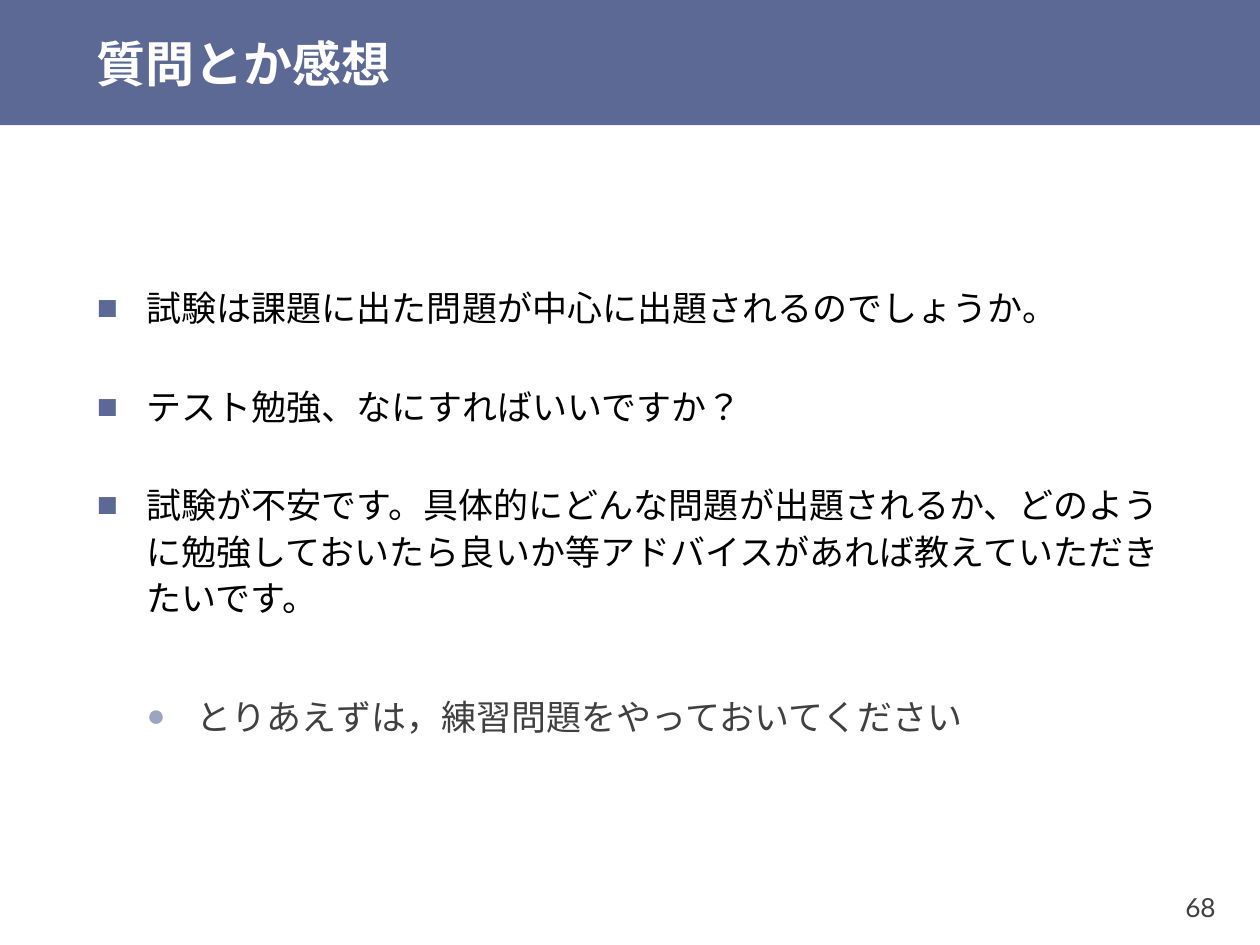
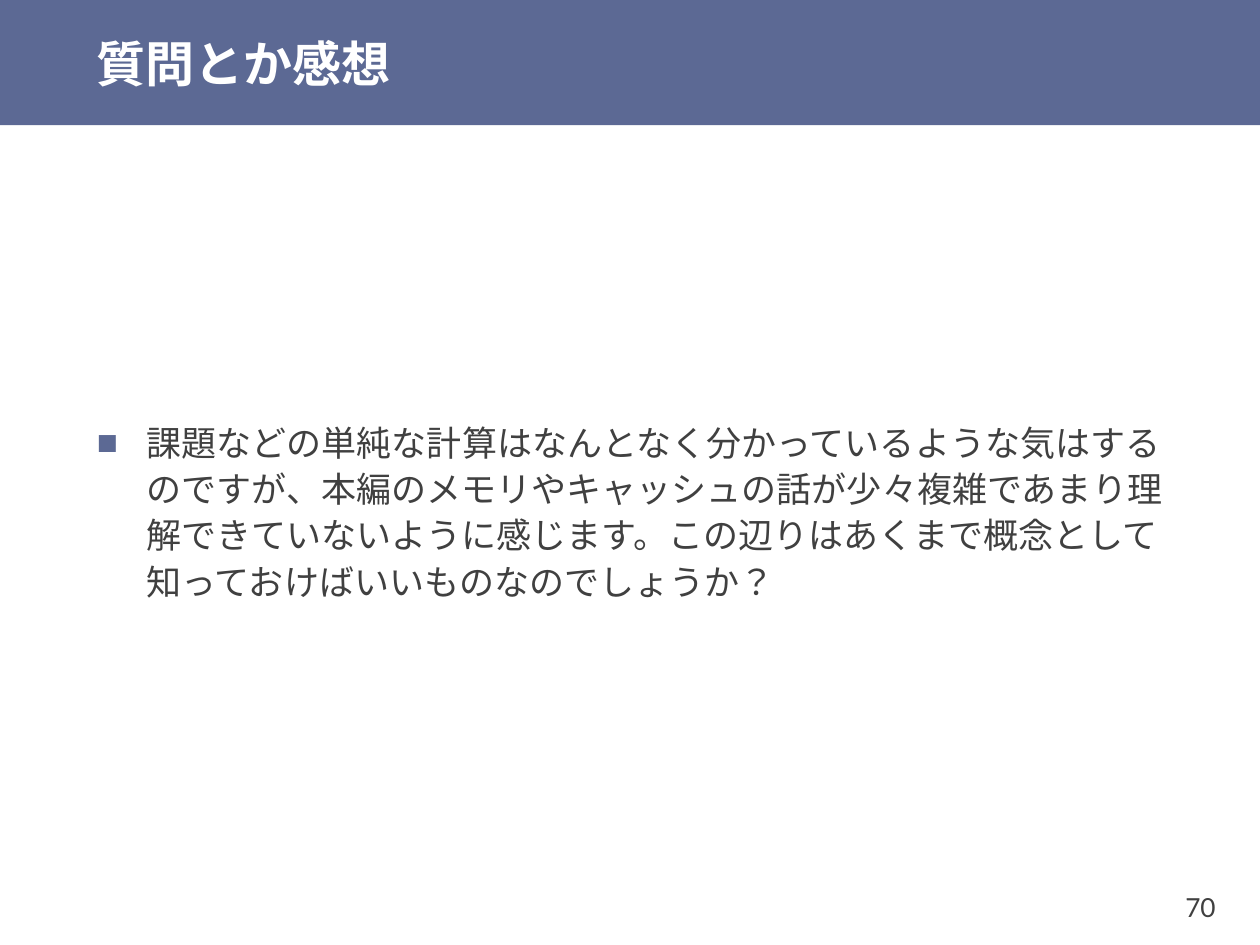
Before and after one commit to shioyadan/otya-computer-architecture-i, a slide deck: slide 70 of cai-shioya-10.pptx (slide 68 before the commit). Drawn at 1260x945 pixels with LibreOffice and Linux fonts; fonts in the diff are those of the drawing. Boxes give left, top, right and bottom in pixels: in the first picture for what was removed or moved away, otherwise in the second. Text is boxed around its words. In the diff, an @@ line names an element or a change of style, - is before the commit and + after.

```diff
--- a/cai-shioya-10.pptx
+++ b/cai-shioya-10.pptx
@@ text at bbox=[147, 426, 1163, 598]: text changed; font Noto Sans CJK JP to Lato; text colour #000000 to #404040 @@
-■ 試験は課題に出た問題が中心に出題されるのでしょうか。
-■ テスト勉強、なにすればいいですか？
-■ 試験が不安です。具体的にどんな問題が出題されるか、どのように勉強しておいたら良いか等アドバイスがあれば教えていただきたいです。
-  ● とりあえずは，練習問題をやっておいてください
+■ 課題などの単純な計算はなんとなく分かっているような気はするのですが、本編のメモリやキャッシュの話が少々複雑であまり理解できていないように感じます。この辺りはあくまで概念として知っておけばいいものなのでしょうか？
@@ page number at bbox=[1185, 898, 1215, 917]: text changed @@
-68
+70
```
Also in this commit, not shown: 14 other slides changed, 8 slides added, 2 slides removed, 1 other file.
